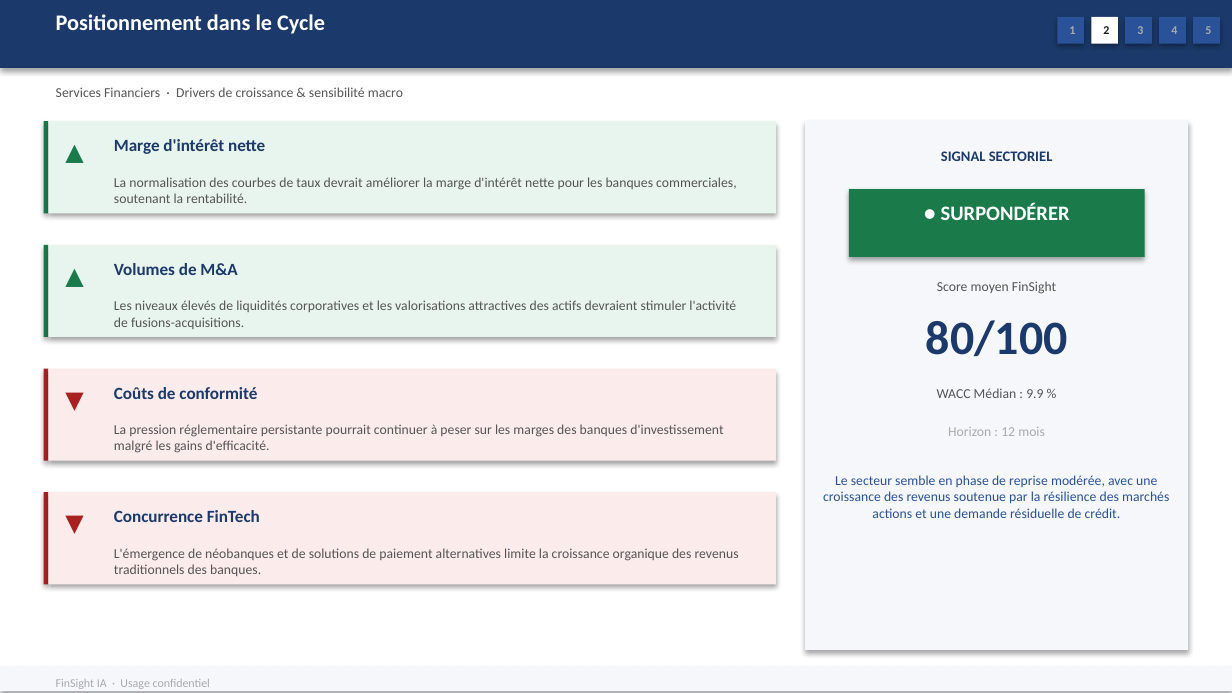
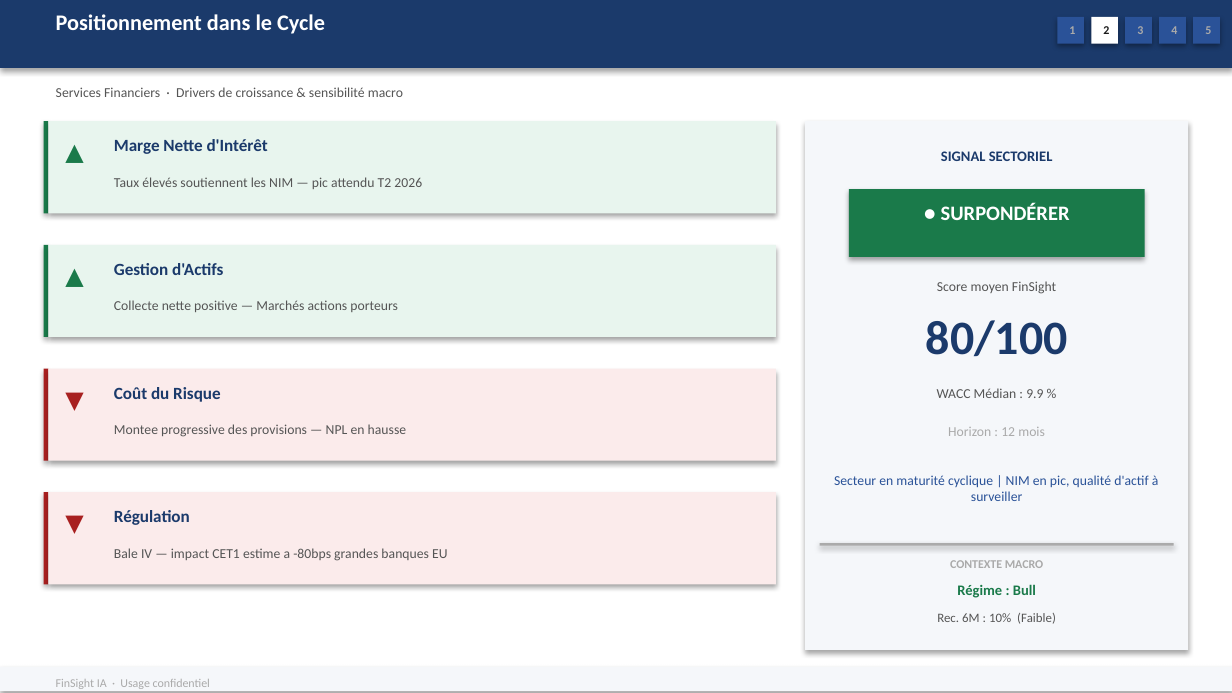
Before and after one commit to baptistejeh07-art/finsight-ia, a slide deck: slide 7 of preview/secteur_Financial_Services_S&P_500/secteur_Financial_Services_S&P_500.pptx. Drawn at 1232x693 pixels with LibreOffice and Linux fonts; fonts in the diff are those of the drawing. Boxes give left, top, right and bottom in pixels: in the first picture for what was removed or moved away, otherwise in the second. Text is boxed around its words. In the diff, an @@ line names an element or a change of style, - is before the commit and + after.

Commit message:
chore(preview): secteur_Financial_Services_S&P_500 outputs regeneres

```diff
--- a/preview/secteur_Financial_Services_S&P_500/secteur_Financial_Services_S&P_500.pptx
+++ b/preview/secteur_Financial_Services_S&P_500/secteur_Financial_Services_S&P_500.pptx
@@ text at box(114, 139, 268, 154): text changed @@
-Marge d'intérêt nette
+Marge Nette d'Intérêt
@@ text at box(114, 177, 422, 189): text changed @@
-La normalisation des courbes de taux devrait améliorer la marge d'intérêt nette pour les banques commerciales, soutenant la rentabilité.
+Taux élevés soutiennent les NIM — pic attendu T2 2026
@@ text at box(114, 263, 223, 275): text changed @@
-Volumes de M&A
+Gestion d'Actifs
@@ text at box(114, 300, 398, 312): text changed @@
-Les niveaux élevés de liquidités corporatives et les valorisations attractives des actifs devraient stimuler l'activité de fusions-acquisitions.
+Collecte nette positive — Marchés actions porteurs
@@ text at box(114, 387, 220, 402): text changed @@
-Coûts de conformité
+Coût du Risque
@@ text at box(114, 424, 407, 437): text changed @@
-La pression réglementaire persistante pourrait continuer à peser sur les marges des banques d'investissement malgré les gains d'efficacité.
+Montee progressive des provisions — NPL en hausse
@@ text at box(834, 475, 1159, 501): text changed @@
-Le secteur semble en phase de reprise modérée, avec une croissance des revenus soutenue par la résilience des marchés actions et une demande résiduelle de crédit.
+Secteur en maturité cyclique | NIM en pic, qualité d'actif à surveiller
@@ text at box(114, 510, 190, 525): text changed @@
-Concurrence FinTech
+Régulation
@@ text at box(114, 548, 447, 561): text changed @@
-L'émergence de néobanques et de solutions de paiement alternatives limite la croissance organique des revenus traditionnels des banques.
+Bale IV — impact CET1 estime a -80bps grandes banques EU
@@ rectangle added at box(819, 543, 1173, 546), fill #AAAAAA @@
@@ text added at box(950, 560, 1043, 568), 7 pt, text #AAAAAA, bold @@
+CONTEXTE MACRO
@@ text added at box(957, 584, 1036, 598), 8.5 pt, text #1A7A4A, bold @@
+Régime : Bull
@@ text added at box(937, 613, 1056, 624), 7.5 pt, text #555555 @@
+Rec. 6M : 10% (Faible)
```
Also in this commit, not shown: 15 other slides changed, 2 other files.
